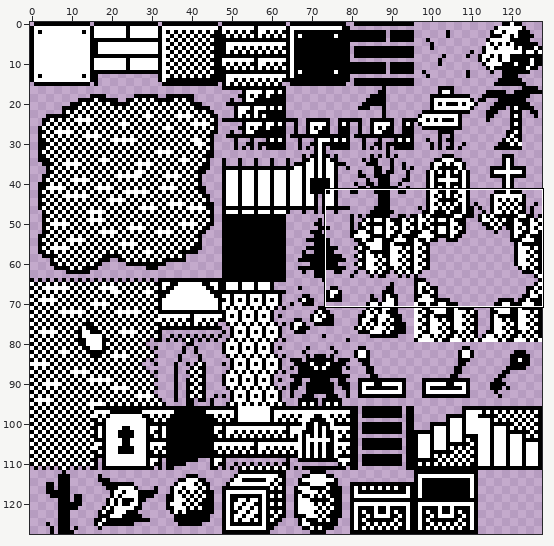
One commit to this sprite sheet: src/assets/tileset_1bit-16x16.png. Above: a wide view before the commit, with the close-up outlined.
Close-up. First the earlier version:
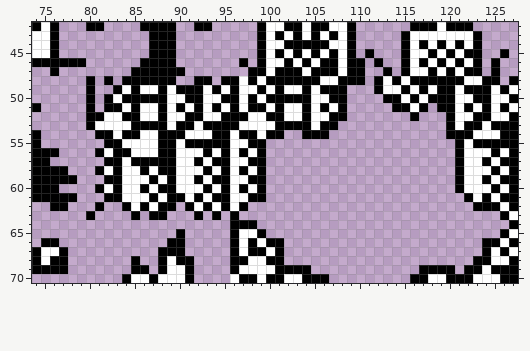
The file is 128x128 pixels. Shown: x 74..127, y 42..70.
After the commit:
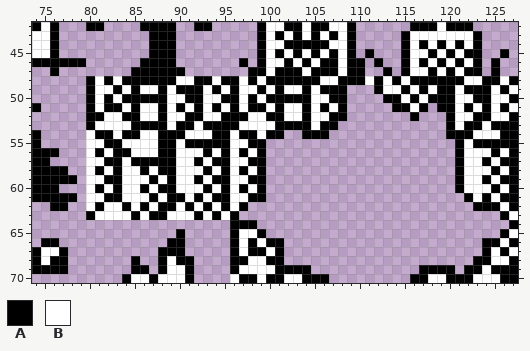
Palette (. is transparent): A #000000  B #ffffff
Commit message: Fix some incorrect transparencies in some of the tile blocks.
Difference:
Changed rows in their new state; - is an unchanged pixel.
first column x 80:
48 -B-B------BB--B----------------B--------------B
49 -BB--------------------------------------------
50 -B---------------------------------------------
51 -B---------------------------------------------
54 B----------------------------------------------
55 BB---------------------------------------------
56 B----------------------------------------------
57 BB---------------------------------------------
58 B----------------------------------------------
59 BB---------------------------------------------
60 B----------------------------------------------
61 BB---------------------------------------------
62 B-BB------B------------------------------------
63 -BBBB-B--BBB-B-B-------------------------------
Pixel boxes of the changes (left, top, right, bottom) in both close-ups:
added: (86, 76, 230, 220)
added: (365, 76, 374, 85)
added: (500, 76, 509, 85)
